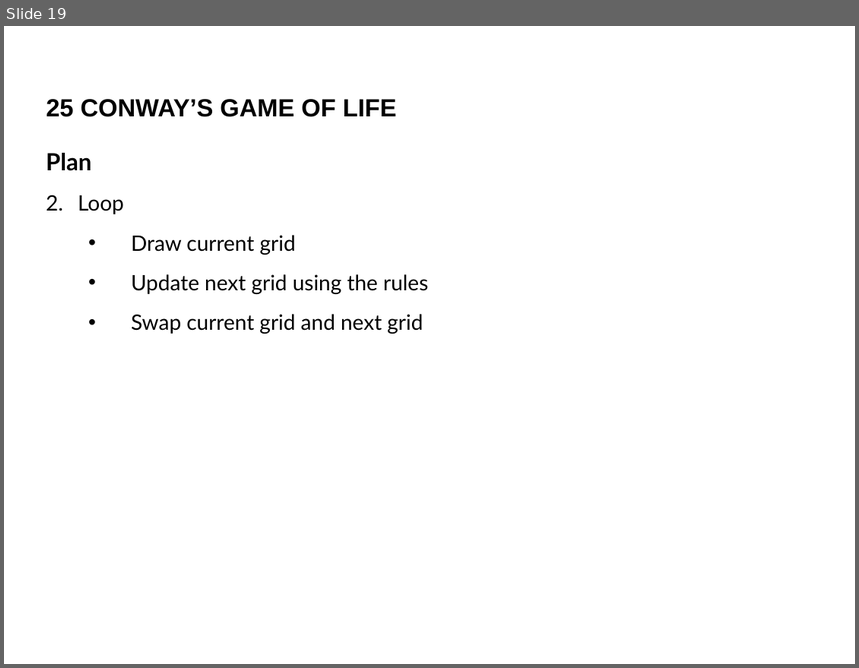
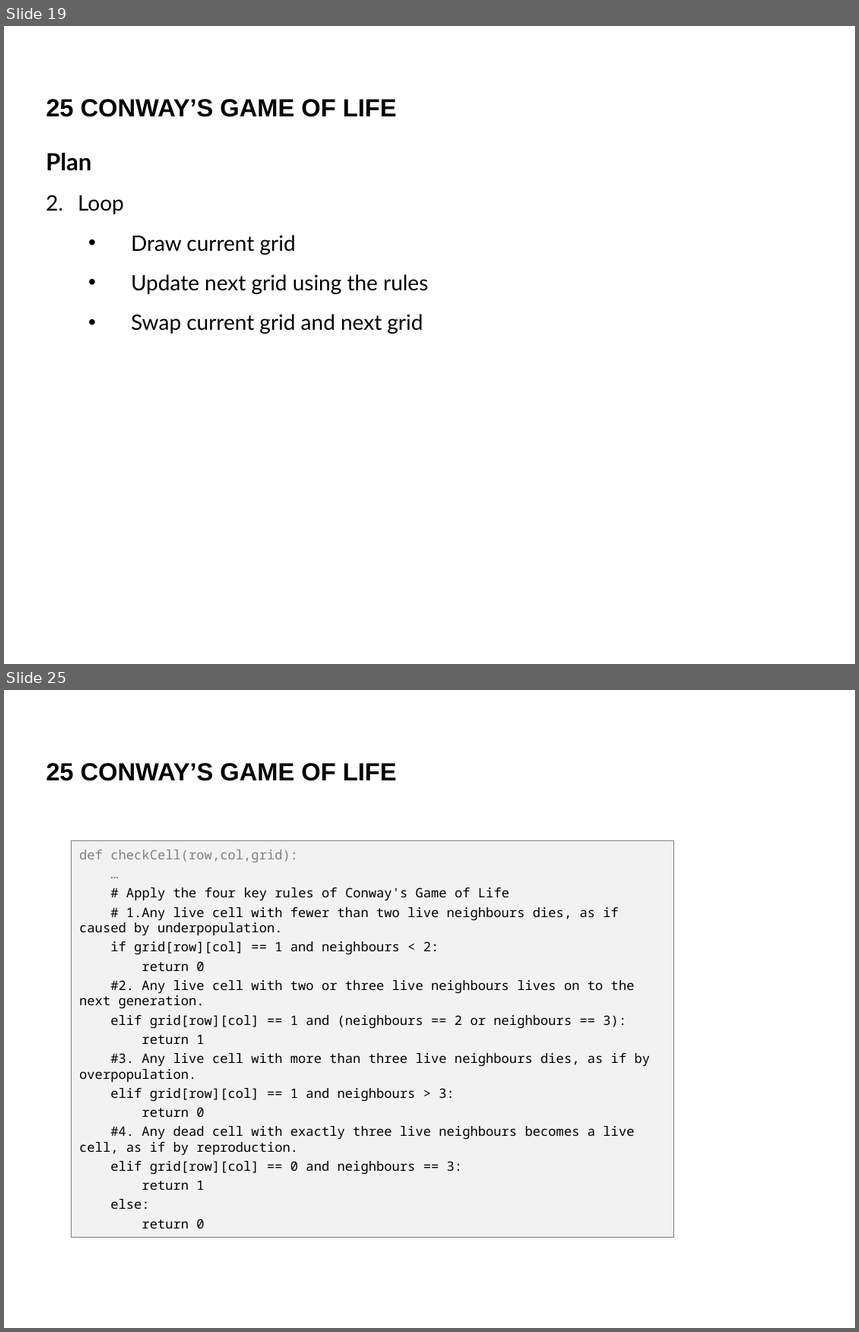
Before and after one commit to bryanbsun/pythonps, a slide deck: Python Problem Solver 2.pptx. Shown one above the other, each under a label of ours: slide 19 before the commit, slides 19 and 25 after it; the slides between them are not shown. The pictures are 859x668 and 859x1332 pixels, drawn with LibreOffice and Linux fonts; fonts in the diff are those of the drawing; background and template pictures are left out. Boxes give left, top, right and bottom in pixels: in the first picture for what was removed or moved away, otherwise in the second. Text is boxed around its words. In the diff, an @@ line names an element or a change of style, - is before the commit and + after.

```diff
--- a/Python Problem Solver 2.pptx
+++ b/Python Problem Solver 2.pptx
@@ slide 25 added at <box>4,690,855,1328</box>, background #FFFFFF @@
@@ text added at <box>46,763,397,781</box>, 21 pt, text #000000, bold @@
+25 CONWAY’S GAME OF LIFE
@@ rectangle added at <box>71,840,675,1237</box>, fill #F2F2F2, outline #808080 0.75 pt, 11 pt, text #000000 @@
+def checkCell(row,col,grid):
+…
+# Apply the four key rules of Conway's Game of Life
+# 1.Any live cell with fewer than two live neighbours dies, as if caused by underpopulation.
+if grid[row][col] == 1 and neighbours < 2:
+return 0
+#2. Any live cell with two or three live neighbours lives on to the next generation.
+elif grid[row][col] == 1 and (neighbours == 2 or neighbours == 3):
+return 1
+#3. Any live cell with more than three live neighbours dies, as if by overpopulation.
+elif grid[row][col] == 1 and neighbours > 3:
+return 0
+#4. Any dead cell with exactly three live neighbours becomes a live cell, as if by reproduction.
+elif grid[row][col] == 0 and neighbours == 3:
+return 1
+else:
+return 0
```
Also in this commit, not shown: 2 slides changed, 12 other slides added, 1 slide removed, 2 other files.
